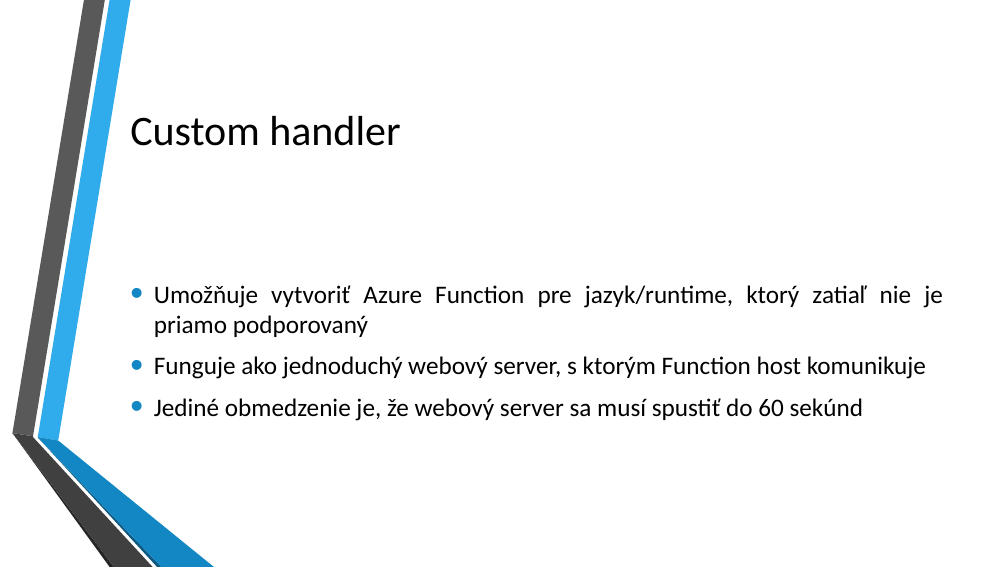
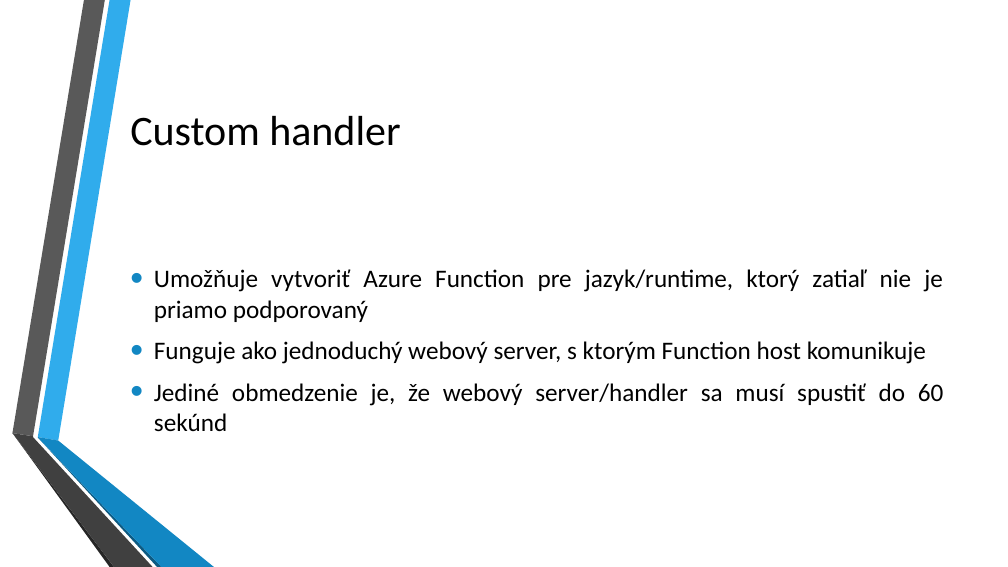
Before and after one commit to kubinko/Azure-Resources-Overview, a slide deck: slide 67 of 04 - Azure Functions/Azure Functions.pptx. Drawn at 1008x567 pixels with LibreOffice and Linux fonts; fonts in the diff are those of the drawing; background and template pictures are left out. Boxes give left, top, right and bottom in pixels: in the first picture for what was removed or moved away, otherwise in the second. Text is boxed around its words. In the diff, an @@ line names an element or a change of style, - is before the commit and + after.

Commit message:
Minor changes.

```diff
--- a/04 - Azure Functions/Azure Functions.pptx
+++ b/04 - Azure Functions/Azure Functions.pptx
@@ text at [154,383,944,432]: text changed @@
-• Jediné obmedzenie je, že webový server sa musí spustiť do 60 sekúnd
+• Jediné obmedzenie je, že webový server/handler sa musí spustiť do 60 sekúnd
```
Also in this commit, not shown: 1 other slide changed.
